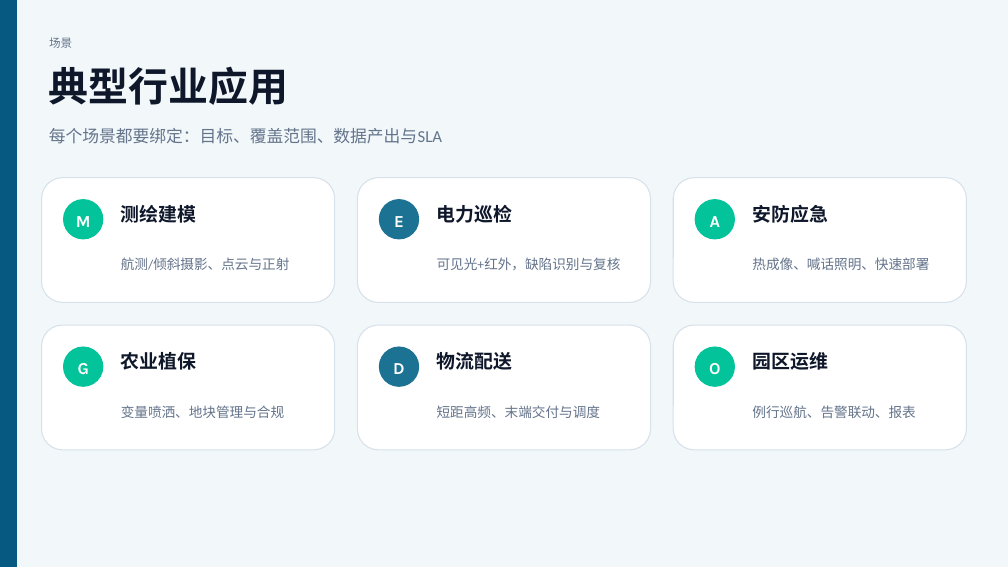
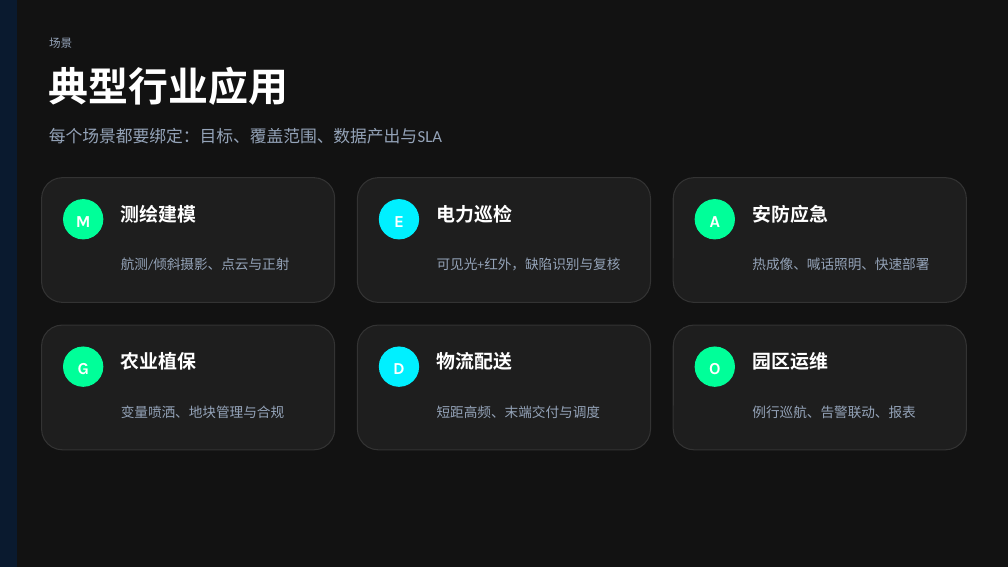
Before and after one commit to MrPluto0/MrPluto0, a slide deck: slide 5 of 无人机_概览.pptx. Drawn at 1008x567 pixels with LibreOffice and Linux fonts; fonts in the diff are those of the drawing. Boxes give left, top, right and bottom in pixels: in the first picture for what was removed or moved away, otherwise in the second. Text is boxed around its words. In the diff, an @@ line names an element or a change of style, - is before the commit and + after.

```diff
--- a/无人机_概览.pptx
+++ b/无人机_概览.pptx
@@ background #F2F7FA to #121212 @@
@@ rectangle at (0, 0, 17, 567): fill #065A82 to #0A1A2F; outline #065A82 1 pt to #0A1A2F 1 pt @@
@@ ellipse at (380, 200, 419, 239): fill #1C7293 to #00F0FF; outline #1C7293 1 pt to #00F0FF 1 pt @@
@@ fill #FFFFFF to #1E1E1E; outline #D6E1EA 1 pt to #333333 1 pt in 6 elements at (42, 178, 335, 302), (358, 178, 651, 302), (674, 178, 967, 302), (42, 325, 335, 450), (358, 325, 651, 450), (674, 325, 967, 450) @@
@@ ellipse at (380, 347, 419, 386): fill #1C7293 to #00F0FF; outline #1C7293 1 pt to #00F0FF 1 pt @@
@@ fill #02C39A to #00FF99; outline #02C39A 1 pt to #00FF99 1 pt in 4 elements at (64, 200, 103, 239), (696, 200, 735, 239), (64, 347, 103, 386), (696, 347, 735, 386) @@
@@ text colour #0F172A to #FFFFFF in 7 elements at (49, 66, 288, 105), (121, 205, 197, 223), (437, 205, 513, 223), (752, 205, 828, 223), (121, 352, 197, 370), (437, 352, 513, 370), (752, 352, 828, 370) @@
@@ text colour #64748B to #94A3B8 in 8 elements at (49, 37, 72, 48), (49, 128, 442, 144), (121, 257, 290, 270), (437, 257, 621, 270), (752, 257, 929, 270), (121, 405, 284, 418), (437, 405, 600, 418), (752, 405, 915, 418) @@
```
Also in this commit, not shown: 9 other slides changed, 1 slide added, 3 other files.
